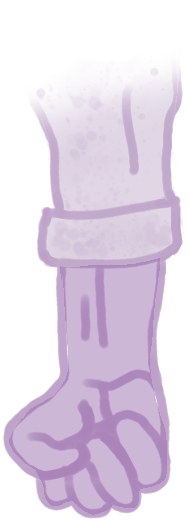
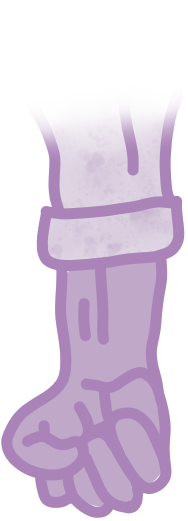
Layer changes from the first 188px x 521px image to the second:
removed layer "Fist" over (1, 54, 185, 519)
added layer "Lineart" above "Shirt" over (1, 54, 185, 519)
added layer "Shirt" above "Hand" over (26, 54, 185, 320)
added layer "Hand" above "Fill Layer 2" over (1, 128, 185, 512)
